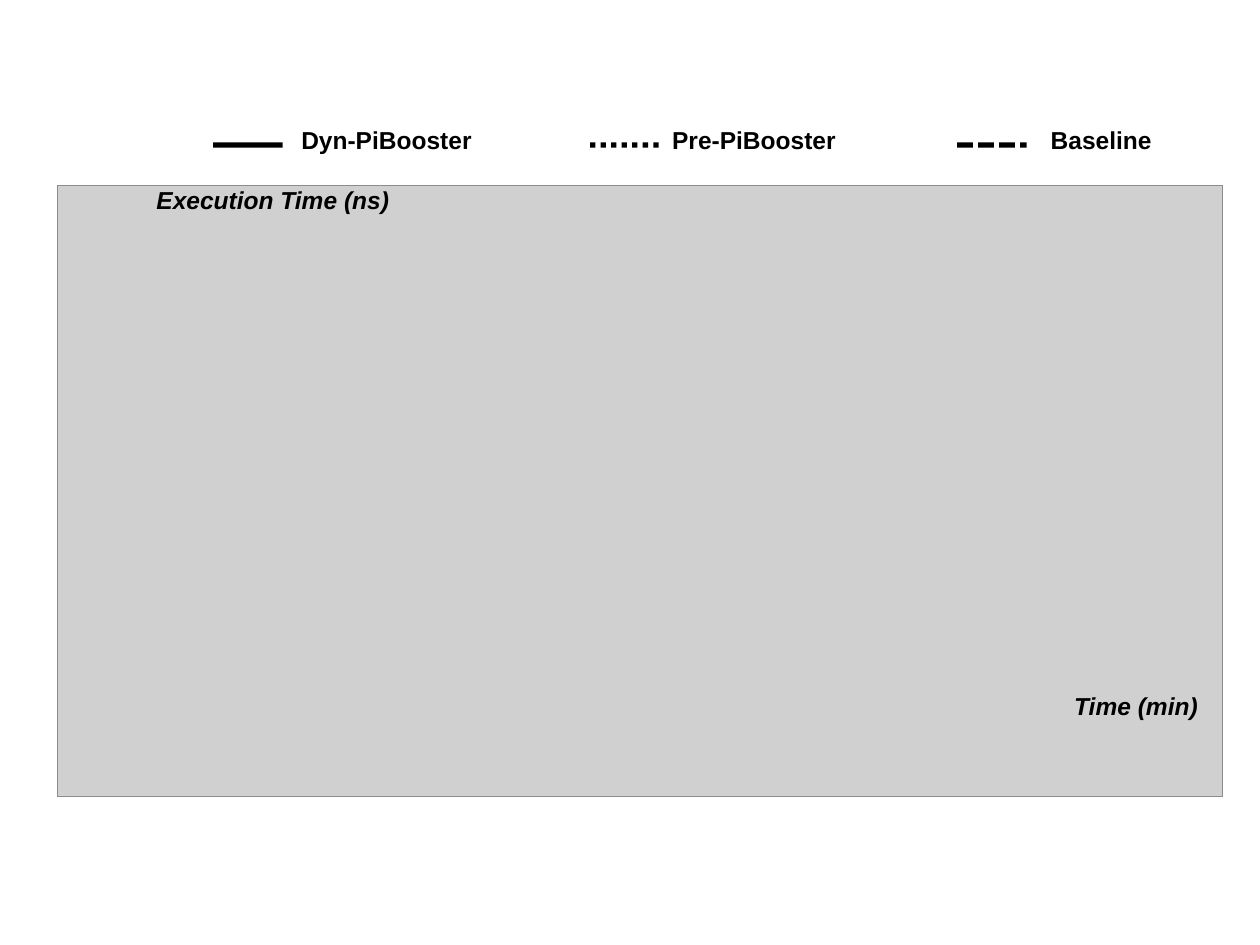
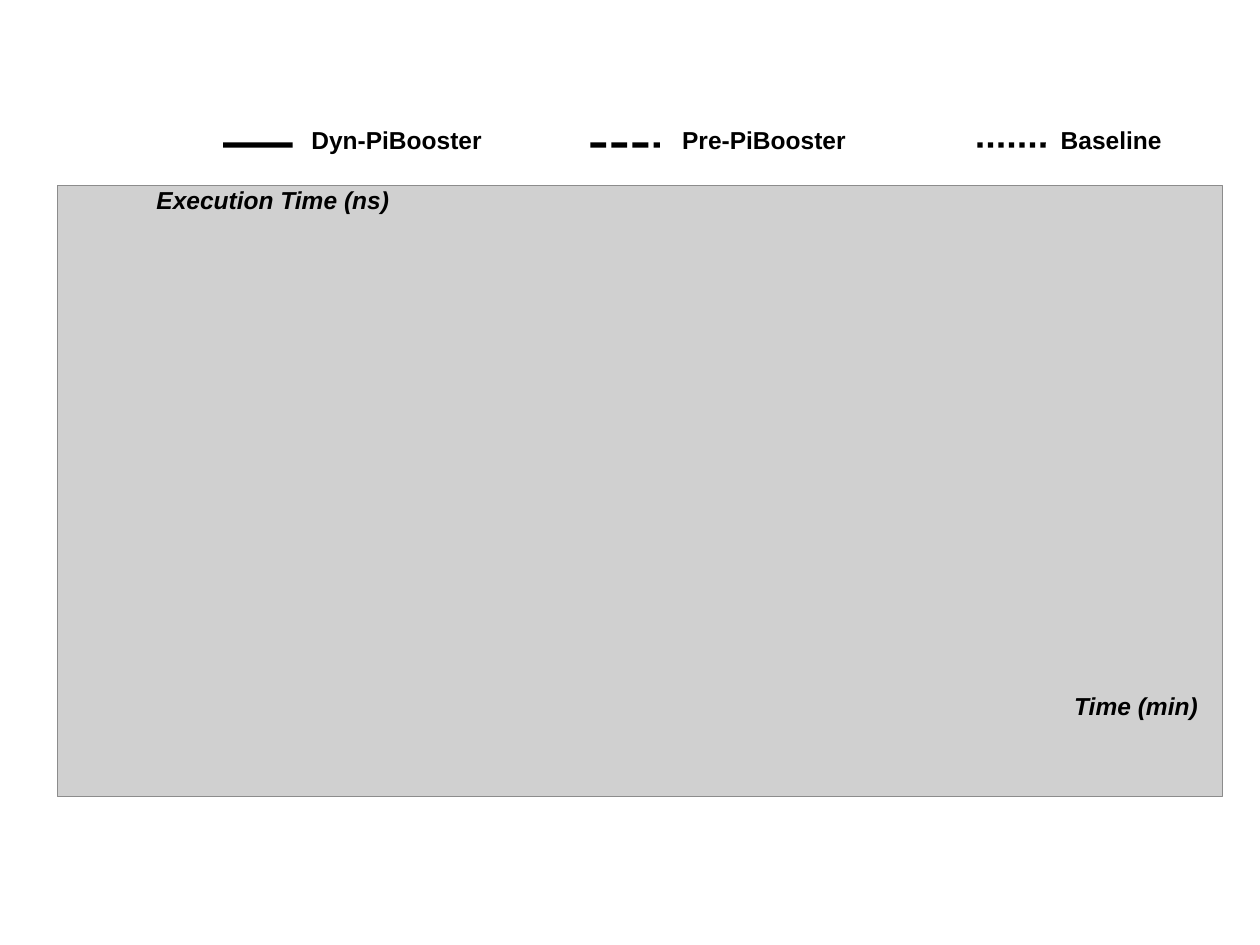
Before and after one commit to strongerwill/FastIO, a slide deck: slide 7 of doc/paper/image/micro/micro_benchmark.ppt. Drawn at 1260x945 pixels with LibreOffice and Linux fonts; fonts in the diff are those of the drawing; grey boxes stand for pictures. Boxes give left, top, right and bottom in pixels: in the first picture for what was removed or moved away, otherwise in the second. Text is boxed around its words. In the diff, an @@ line names an element or a change of style, - is before the commit and + after.

```diff
--- a/doc/paper/image/micro/micro_benchmark.ppt
+++ b/doc/paper/image/micro/micro_benchmark.ppt
@@ 3 texts, 1 line: place and size @@
-3 texts, 1 line at (213,131,1152,154)
+3 texts, 1 line at (223,131,1162,154)
@@ line moved from (958, 145) - (1027, 145) to (591, 145) - (660, 145) @@
@@ line moved from (590, 145) - (660, 145) to (978, 145) - (1047, 145) @@
```
Also in this commit, not shown: 7 other slides changed, 1 other file.
